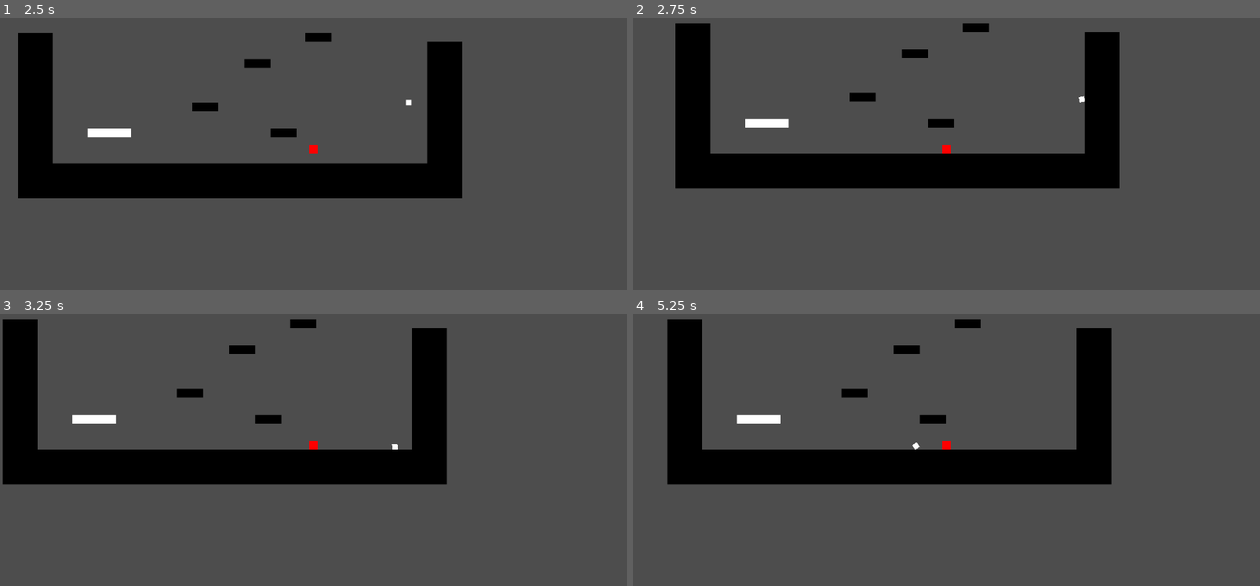
Above: before the commit, frames 1-4 (two rows, left to right).
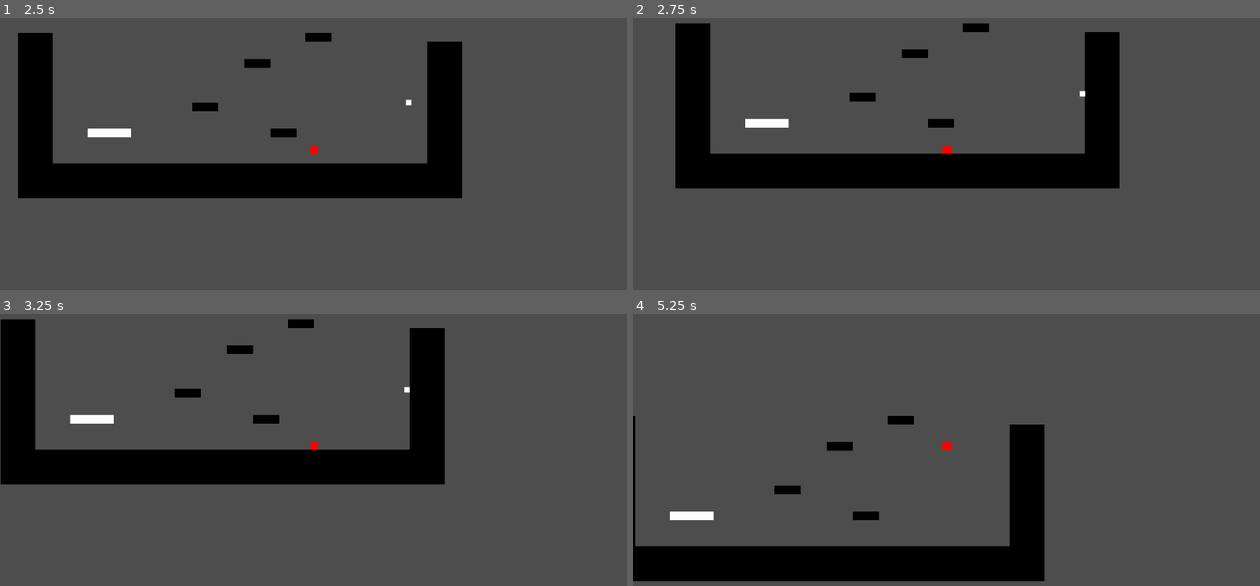
Above: after the commit, the same moments.

Repository: Lukko-Digital/upwell
Game: Godot game, scene res://src/main.tscn
The game is run twice, just before and just after one commit, with the same random seed, the same clock (stepped at 60 frames per second) and the same inputs.
Inputs (mouse positions are in pixels of both pictures, inside the frame that each line leads up to):
- Up to frame 1 (2.5 s): tap Enter at 0.5 s; move the mouse to (451, 132) at 0.52 s; hold Right mouse button (attract) 0.53-1.28 s; hold D (right) 0.53-2.03 s; tap Space (jump) at 0.77, 1.52 s; move the mouse to (188, 167) at 1.27 s; right-click (188, 167) at 1.35 s; move the mouse to (376, 72) at 2.02 s; press the mouse at (376, 72) at 2.03 s; hold A (left) from 2.03 s (still down); right-click (376, 72) at 2.3 s
- Up to frame 2 (2.75 s): keep holding A (left)
- Up to frame 3 (3.25 s): move the mouse to (282, 515) at 2.77 s; release A (left) at 2.78 s; release the mouse at (282, 515) at 2.78 s; hold D (right) from 2.78 s (still down); right-click (282, 515) at 2.85 s; tap Space (jump) at 3.02 s
- Up to frame 4 (5.25 s): move the mouse to (1134, 498) at 3.52 s; hold Right mouse button (attract) 3.53-4.28 s; tap Space (jump) at 3.77, 4.52 s; move the mouse to (758, 392) at 4.27 s; release D (right) at 4.28 s; hold A (left) 4.28-5.03 s; click (758, 392) at 4.35 s; right-click (758, 392) at 4.55 s; move the mouse to (977, 444) at 5.02 s; hold D (right) from 5.03 s (still down); hold Right mouse button (attract) from 5.03 s (still down)

Frame 1 is identical in both runs. In frame 2, less than 0.1% of the frame differs, in the area x 71-73%, y 26-32%; in frame 3, 1.0%; in frame 4, 26%, in the area x 0-77%, y 2-99%.

Commit message:
drill bit sticks

Diff:
--- a/src/drill_bit.gd
+++ b/src/drill_bit.gd
@@ -1,2 +1,5 @@
 extends RigidBody2D
 class_name DrillBit
+
+func _on_area_2d_body_entered(body: Node2D):
+	freeze = true
--- a/src/drill_bit.tscn
+++ b/src/drill_bit.tscn
@@ -1,12 +1,16 @@
-[gd_scene load_steps=3 format=3 uid="uid://c20m60j07xy7v"]
+[gd_scene load_steps=4 format=3 uid="uid://c20m60j07xy7v"]
 
 [ext_resource type="Script" path="res://src/drill_bit.gd" id="1_586he"]
 
 [sub_resource type="RectangleShape2D" id="RectangleShape2D_g5a4n"]
 size = Vector2(10, 10)
 
+[sub_resource type="RectangleShape2D" id="RectangleShape2D_rh7n6"]
+size = Vector2(12, 12)
+
 [node name="DrillBit" type="RigidBody2D"]
 collision_layer = 4
+freeze_mode = 1
 script = ExtResource("1_586he")
 
 [node name="CollisionShape2D" type="CollisionShape2D" parent="."]
@@ -17,3 +21,12 @@
 offset_top = -5.0
 offset_right = 5.0
 offset_bottom = 5.0
+
+[node name="Area2D" type="Area2D" parent="."]
+collision_layer = 0
+
+[node name="CollisionShape2D" type="CollisionShape2D" parent="Area2D"]
+shape = SubResource("RectangleShape2D_rh7n6")
+
+[connection signal="body_entered" from="." to="." method="_on_body_entered"]
+[connection signal="body_entered" from="Area2D" to="." method="_on_area_2d_body_entered"]
--- a/src/player.gd
+++ b/src/player.gd
@@ -55,6 +55,7 @@
 	if Input.is_action_pressed("down"):
 		# recall drill
 		if Input.is_action_pressed("attract"):
+			drill.freeze = false
 			drill.set_axis_velocity( - vec_to_drill * DRILL.ATTRACT_FORCE / 4)
 			# drill.apply_central_force( - vec_to_drill * DRILL.ATTRACT_FORCE * 4)
 	else:
